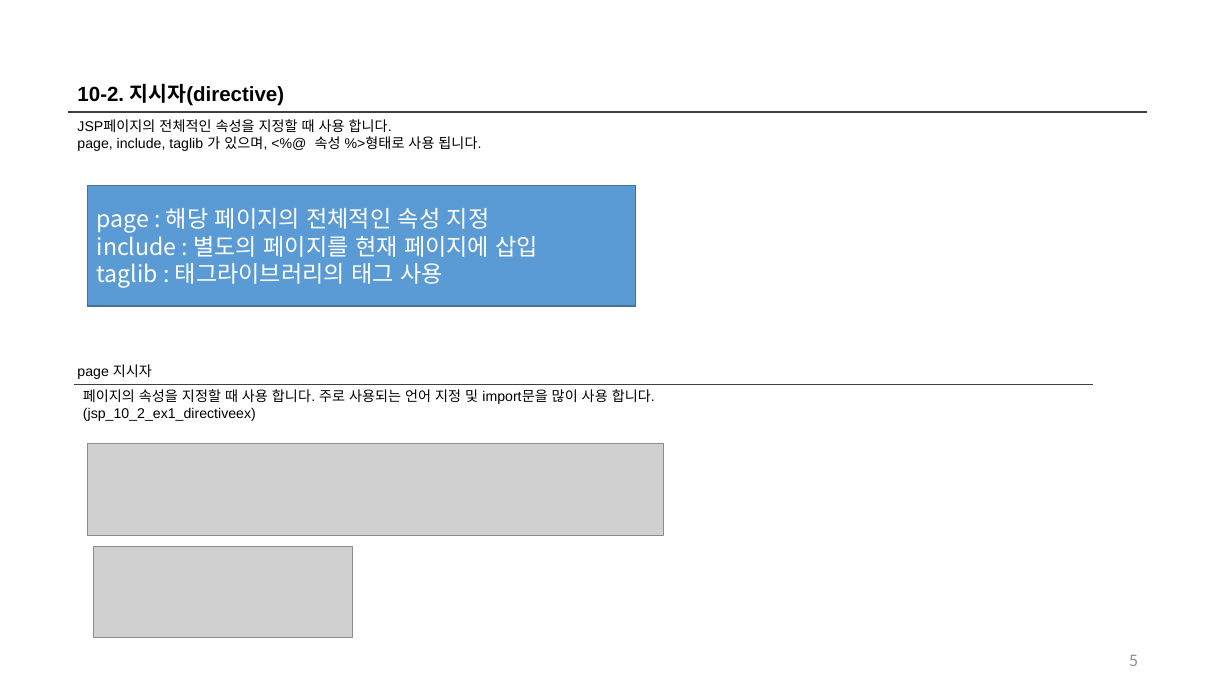
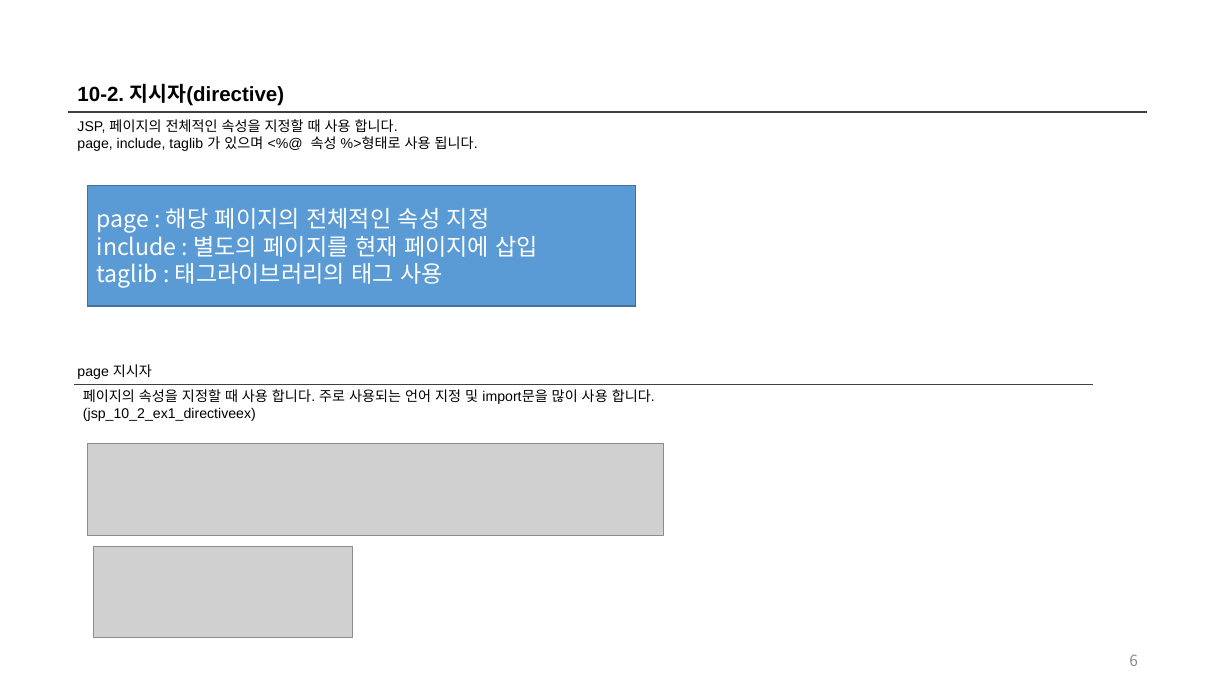
Before and after one commit to kjh8923/Study, a slide deck: slide 6 of jsp/JSP_Servlet_강의_10강_JSP 본격적으로 살펴보기-II.pptx (slide 5 before the commit). Drawn at 1232x693 pixels with LibreOffice and Linux fonts; fonts in the diff are those of the drawing; grey boxes stand for pictures. Boxes give left, top, right and bottom in pixels: in the first picture for what was removed or moved away, otherwise in the second. Text is boxed around its words. In the diff, an @@ line names an element or a change of style, - is before the commit and + after.

```diff
--- a/jsp/JSP_Servlet_강의_10강_JSP 본격적으로 살펴보기-II.pptx
+++ b/jsp/JSP_Servlet_강의_10강_JSP 본격적으로 살펴보기-II.pptx
@@ text at box(77, 119, 478, 151): text changed @@
-JSP페이지의 전체적인 속성을 지정할 때 사용 합니다.
-page, include, taglib 가 있으며, <%@ 속성 %>형태로 사용 됩니다.
+JSP, 페이지의 전체적인 속성을 지정할 때 사용 합니다.
+page, include, taglib 가 있으며 <%@ 속성 %>형태로 사용 됩니다.
@@ page number at box(1129, 654, 1138, 666): text changed @@
-5
+6
```
Also in this commit, not shown: 1 slide added, 53 other files.
